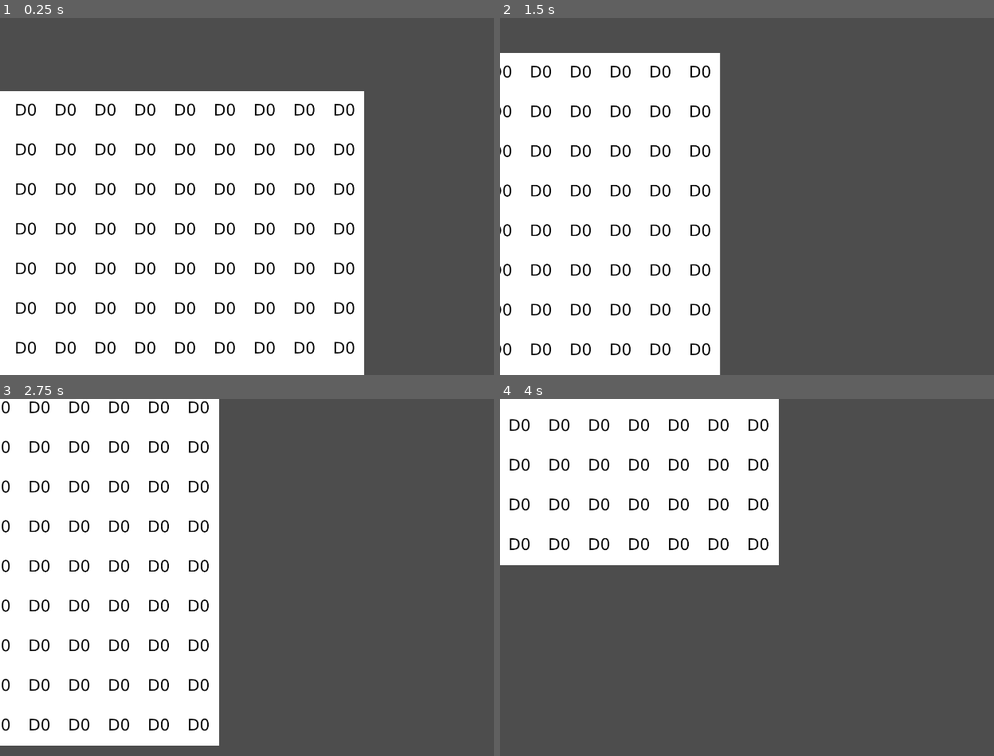
Above: before the commit, frames 1-4 (two rows, left to right).
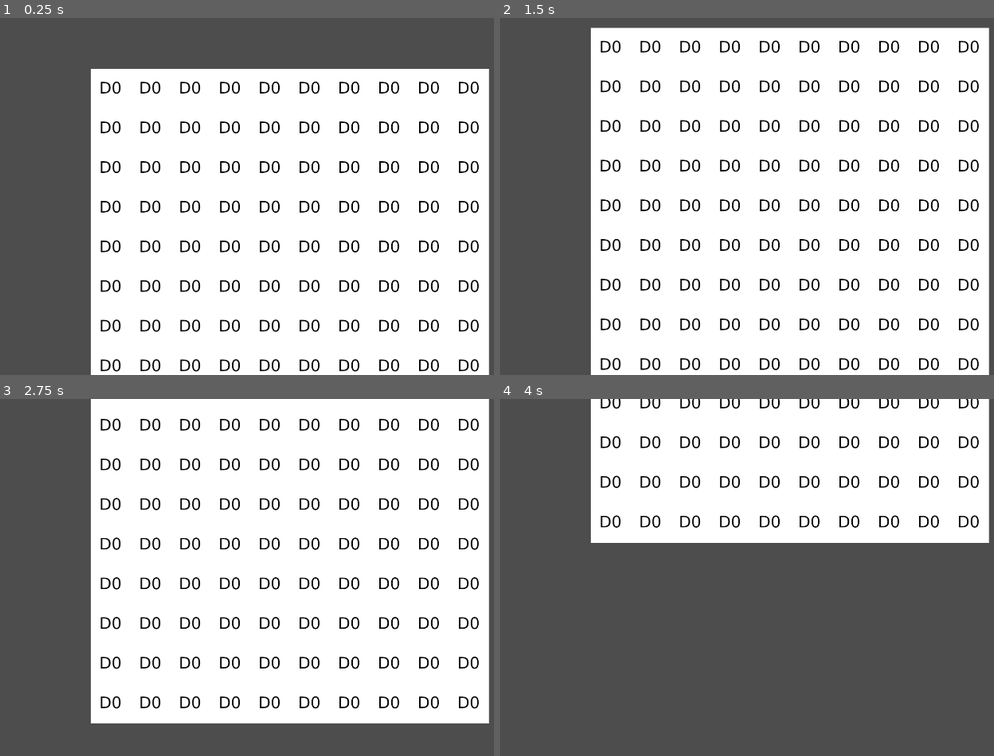
Above: after the commit, the same moments.

Repository: jokutdavid/windymob
Game: Godot game, scene res://Main.tscn
The game is run twice, just before and just after one commit, with the same random seed, the same clock (stepped at 60 frames per second) and the same inputs.
Inputs (mouse positions are in pixels of both pictures, inside the frame that each line leads up to):
- Up to frame 1 (0.25 s): no input
- Up to frame 2 (1.5 s): tap Enter at 0.5 s; move the mouse to (959, 178) at 0.52 s; hold Right (ui_right) 0.53-1.25 s; click (959, 178) at 0.67 s; drag from (692, 214) to (534, 89) at 1.27 s
- Up to frame 3 (2.75 s): tap Space at 2 s; move the mouse to (380, 498) at 2.02 s; hold Right (ui_right) from 2.03 s (still down); click (380, 498) at 2.17 s
- Up to frame 4 (4 s): release Right (ui_right) at 2.75 s; tap Enter at 2.75 s; drag from (786, 648) to (519, 466) at 2.77 s; move the mouse to (outside the picture) at 3.52 s; hold Left (ui_left) from 3.53 s (still down); click (outside the picture) at 3.67 s

The runs differ from the first frame. In frame 1, 46% of the frame differs, in the area x 0-100%, y 14-100%; in frame 2, 74%, in the area x 0-100%, y 2-100%; in frame 3, 72%; in frame 4, 30%.

Commit message:
Improves camera controls and bounds.
Improves the camera's drag and zoom functionality.
It also restricts camera movement within the game world.

- Uses the zoom level when calculating drag.
- Adjusts the zoom increment.
- Defines the boundaries of the game to keep the camera within the level.

Diff:
--- a/scripts/camera_2d.gd
+++ b/scripts/camera_2d.gd
@@ -5,7 +5,10 @@
 var drag_pos = Vector2.ZERO
 var dragging: bool
 
+var TerrainTiles
 
+func _ready():
+	TerrainTiles = get_node("../Game/TerrainTiles")
 
 func _process(delta):
 	var new_pos = position
@@ -34,23 +37,24 @@
 		dragging = false
 
 	if dragging: # applies position change if draggingand incrementally resets drag origin
-		new_pos += (drag_pos - mouse_pos) * delta * 30
-		drag_pos = (drag_pos + mouse_pos) / 2
+		new_pos += (drag_pos - mouse_pos) / zoom.x
+		drag_pos = mouse_pos
 
 
 
 	#at the end of frame makes sure that the viewport doesn't exit the usable frame
-	position.x = max(800, min(new_pos.x, 1500))
-	position.y = max(300, min(new_pos.y, 1500))
+	position.x = max(get_viewport().size.x / zoom.x / 2 - get_viewport().size.x / zoom.x / 7, min(new_pos.x, 120 * 10 - get_viewport().size.x / zoom.x / 7 - get_viewport().size.x / zoom.x / 2))
+	position.y = max(get_viewport().size.y / zoom.y / 2 - get_viewport().size.y / zoom.y / 7, min(new_pos.y, 1500))
+
 
 
 func _input(event):
 	var changed_zoom = zoom
 	if event is InputEventMouseButton:
 		if event.button_index == MOUSE_BUTTON_WHEEL_UP:
-			changed_zoom = changed_zoom * 1.2
+			changed_zoom = changed_zoom * 1.1
 		elif event.button_index == MOUSE_BUTTON_WHEEL_DOWN:
-			changed_zoom = changed_zoom * 0.8
+			changed_zoom = changed_zoom * 0.9
 
-	if changed_zoom.x > 0.3 and changed_zoom.x < 12:
+	if changed_zoom.x > 0.6 and changed_zoom.x < 2.5:
 		zoom = changed_zoom
